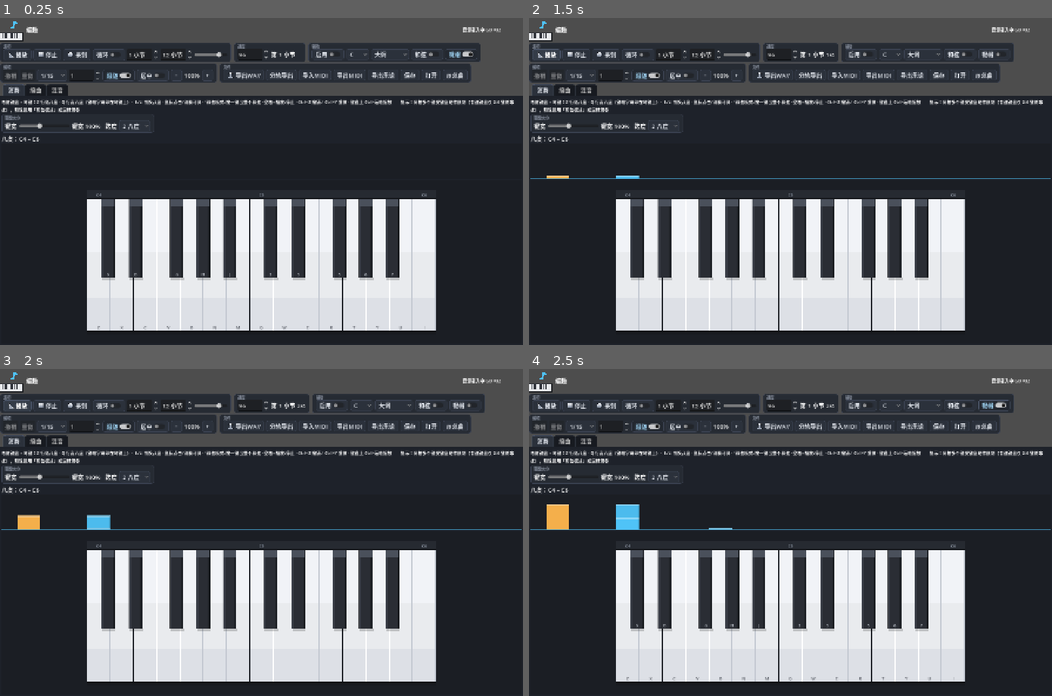
Above: before the commit, frames 1-4 (two rows, left to right).
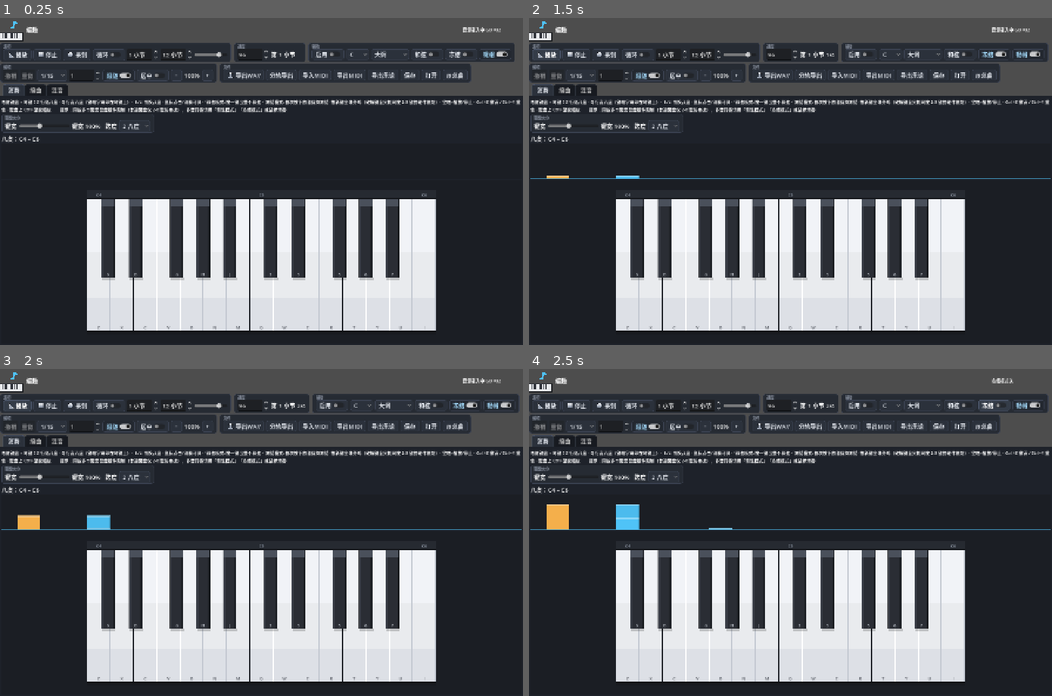
Above: after the commit, the same moments.

Repository: fanquanpp/quaver
Game: Godot game, scene res://scenes/main.tscn
The game is run twice, just before and just after one commit, with the same random seed, the same clock (stepped at 60 frames per second) and the same inputs.
Inputs (mouse positions are in pixels of both pictures, inside the frame that each line leads up to):
- Up to frame 1 (0.25 s): no input
- Up to frame 2 (1.5 s): click (989, 53) at 0.5 s, where only the run after the commit has a clickable "冻结"; click "播放" at 1.25 s
- Up to frame 3 (2 s): no input
- Up to frame 4 (2.5 s): click (994, 404) at 2 s, where only the run after the commit has a clickable "冻结"

The runs differ from the first frame. In frame 1, 1.5% of the frame differs, in the area x 0-100%, y 7-30%; in frame 2, 1.6%, in the area x 0-100%, y 7-96%; in frame 3, 1.6%; in frame 4, 1.6%.

Commit message:
新增冻结（锁音）模式：破解键盘多键同按的硬件限制
- 问题：薄膜键盘同按 3+ 键时信号在矩阵层被吞（防串扰），到不了操作系统，软件无法恢复
- 解法：辅助面板新增「冻结」开关——依次按下的音逐个冻结保持（键盘高亮+回声条满块），每按新键已冻结的音以 0.6 力度一起再响 = 多音同一瞬间齐鸣；再按已冻结的键解除该音，关开关解除全部
- 冻结中的音抬起不松；录制音符长度在解除时定长（_finalize_rec_note 抽取共用）；与和弦模式正交
- 演奏页提示/README/DESIGN §23 同步；smoke_v014 新增 _test_freeze_latch，五套件全过

Diff:
--- a/scripts/ui/main_ui.gd
+++ b/scripts/ui/main_ui.gd
@@ -34,6 +34,8 @@
 
 var _sel_track := 0
 var _chord_mode := false
+var _freeze_mode := false
+var _latched := {}       # 冻结模式：midi -> true（按下的音保持"按住"，构建多键和弦）
 var _held := {}          # midi -> true（电脑键盘按住）
 var _rec_pending := {}   # midi -> note（录制中的音符）
 
@@ -57,6 +59,7 @@
 var _key_opt: OptionButton
 var _mode_opt: OptionButton
 var _chord_chk: CheckButton
+var _freeze_chk: CheckButton
 var _labels_chk: CheckButton
 var _snap_opt: OptionButton
 var _len_spin: SpinBox
@@ -383,9 +386,11 @@
 	_mode_opt.item_selected.connect(func(_i: int) -> void: _on_scale_picked())
 	_chord_chk = _mk_check("和弦", false, func(on: bool) -> void: _chord_mode = on)
 	_chord_chk.tooltip_text = "和弦模式：按一个键自动补齐调内三和弦"
+	_freeze_chk = _mk_check("冻结", false, _on_freeze_toggled)
+	_freeze_chk.tooltip_text = "冻结模式（解决键盘 2-3 键硬件限制）：依次按下的音保持冻结，按新键时已冻结的音一起再响 = 多音同奏；再按已冻结的键解除该音；关闭开关解除全部"
 	_labels_chk = _mk_check("键帽", true, _on_labels_toggled)
 	_labels_chk.tooltip_text = "在琴键上显示电脑键帽字母"
-	flow.add_child(_group("辅助", [_scale_chk, _key_opt, _mode_opt, _chord_chk, _labels_chk]))
+	flow.add_child(_group("辅助", [_scale_chk, _key_opt, _mode_opt, _chord_chk, _freeze_chk, _labels_chk]))
 
 	_undo_btn = _mk_button("撤销", _do_undo)
 	_undo_btn.tooltip_text = "撤销（快捷键 Ctrl+Z）"
@@ -449,7 +454,7 @@
 	play.name = "演奏"
 	play.add_theme_constant_override("separation", GAP_Y)
 	var hint := Label.new()
-	hint.text = "电脑键盘 = 琴键：Z 行低八度 · Q 行高八度（键帽字母印在琴键上）· ↑/↓ 切换八度 · 鼠标点击/滑奏可弹 · 「和弦模式」按一键出整个和弦 · 空格=播放/停止 · Ctrl+Z 撤销 / Ctrl+Y 重做 · 键盘上 Ctrl+滚轮缩放　　提示：同按多个键受键盘硬件限制（普通键盘仅 2-6 键防串扰），和弦请用「和弦模式」或鼠标滑奏"
+	hint.text = "电脑键盘 = 琴键：Z 行低八度 · Q 行高八度（键帽字母印在琴键上）· ↑/↓ 切换八度 · 鼠标点击/滑奏可弹 · 「和弦模式」按一键出整个和弦 · 「冻结模式」依次按下的音保持冻结、按新键全体齐鸣（破解键盘只能同按 2-3 键的硬件限制）· 空格=播放/停止 · Ctrl+Z 撤销 / Ctrl+Y 重做 · 键盘上 Ctrl+滚轮缩放　　提示：同按多个键受键盘硬件限制（普通键盘仅 2-6 键防串扰），多音同奏请用「和弦模式」「冻结模式」或鼠标滑奏"
 	hint.autowrap_mode = TextServer.AUTOWRAP_WORD_SMART
 	hint.add_theme_font_size_override("font_size", 12)
 	hint.custom_minimum_size = Vector2(0, 42)
@@ -875,10 +880,23 @@
 	keyboard.queue_redraw()
 
 
-## 弹奏（键盘/鼠标共用）：按轨发声 + 和弦模式 + 录制（两个键盘同步按压动画）
+## 弹奏（键盘/鼠标共用）：按轨发声 + 冻结/和弦模式 + 录制（两个键盘同步按压动画）
 func _live_note_on(midi: int) -> void:
 	var inst: String = song.tracks[_sel_track]["instrument"]
+	# 冻结模式：再按已冻结的键 = 解除该音（不发声）
+	if _freeze_mode and _latched.has(midi):
+		_latched.erase(midi)
+		for kb in _all_keyboards():
+			kb.set_pressed_silent(midi, false)
+		_rain.note_lift(midi)
+		_finalize_rec_note(midi)
+		return
 	Synth.play_note_on_track(_sel_track, inst, midi, 0.85)
+	# 冻结模式：本音进入冻结集；已冻结的音随新音一起再响（等效多键同按）
+	if _freeze_mode:
+		for l in _latched:
+			Synth.play_note_on_track(_sel_track, inst, l, 0.6)
+		_latched[midi] = true
 	_rain.note_hit(midi, SongModel.TRACK_COLORS[song.tracks[_sel_track]["color"] % SongModel.TRACK_COLORS.size()])
 	if _chord_mode:
 		for c in Theory.scale_chord(midi, _key_root(), _scale_semis()):
@@ -895,17 +913,41 @@
 
 
 func _live_note_off(midi: int) -> void:
+	# 冻结模式：冻结中的键抬起不松（保持和弦）
+	if _freeze_mode and _latched.has(midi):
+		return
 	for kb in _all_keyboards():
 		kb.set_pressed_silent(midi, false)
 	_rain.note_lift(midi)
-	if _rec_pending.has(midi):
-		var n: Dictionary = _rec_pending[midi]
-		_rec_pending.erase(midi)
-		var end_tick := _snap_tick(transport.playhead)
-		n["l"] = maxi(end_tick - n["s"], 1)
-		history.push(song)
-		transport.refresh()
-		roll.queue_redraw()
+	_finalize_rec_note(midi)
+
+
+## 录制中的音符定长（冻结解除/正常抬起共用）
+func _finalize_rec_note(midi: int) -> void:
+	if not _rec_pending.has(midi):
+		return
+	var n: Dictionary = _rec_pending[midi]
+	_rec_pending.erase(midi)
+	var end_tick := _snap_tick(transport.playhead)
+	n["l"] = maxi(end_tick - n["s"], 1)
+	history.push(song)
+	transport.refresh()
+	roll.queue_redraw()
+
+
+## 冻结开关：关闭时解除全部冻结音
+func _on_freeze_toggled(on: bool) -> void:
+	_freeze_mode = on
+	if on:
+		_update_status("冻结模式开：依次按键逐个冻结，按新键时全体齐鸣；再按已冻结的键解除")
+		return
+	for midi in _latched:
+		for kb in _all_keyboards():
+			kb.set_pressed_silent(midi, false)
+		_rain.note_lift(midi)
+		_finalize_rec_note(midi)
+	_latched.clear()
+	_update_status("冻结模式关")
 
 
 func _all_keyboards() -> Array:
--- a/tests/smoke_v014.gd
+++ b/tests/smoke_v014.gd
@@ -24,6 +24,7 @@
 	_test_synth_grab()
 	_test_analysis_stats()
 	await _test_ui_playback()
+	await _test_freeze_latch()
 	await _test_ui_wiring()
 
 	if _fails.is_empty():
@@ -273,6 +274,37 @@
 	Synth.stop_all()
 
 
+## ── 6.5) 冻结模式（破解键盘 2-3 键硬件限制） ───────────────────────
+
+func _test_freeze_latch() -> void:
+	if not InstrumentBank.ready_ok:
+		await InstrumentBank.bank_ready
+	var ps: PackedScene = load("res://scenes/main.tscn")
+	var ui: Control = ps.instantiate()
+	add_child(ui)
+	for i in 3:
+		await get_tree().process_frame
+	ui._switch_song(SongModel.make_demo())
+	# 开冻结：依次按下三个音 → 全部保持冻结
+	ui._freeze_chk.set_pressed(true)
+	await get_tree().process_frame
+	ui._live_note_on(60)
+	ui._live_note_on(64)
+	ui._live_note_on(67)
+	_check(ui._latched.size() == 3, "冻结模式应锁住 3 个音（实际 %d）" % ui._latched.size())
+	# 抬起不松（和弦保持）
+	ui._live_note_off(60)
+	_check(ui._latched.size() == 3, "冻结中的音抬起不应解除")
+	# 再按已冻结的键 = 解除该音
+	ui._live_note_on(60)
+	_check(ui._latched.size() == 2, "再按已冻结的键应解除（实际 %d）" % ui._latched.size())
+	# 关闭开关 = 解除全部
+	ui._freeze_chk.set_pressed(false)
+	await get_tree().process_frame
+	_check(ui._latched.is_empty(), "关闭冻结应解除全部冻结音")
+	ui.queue_free()
+
+
 ## ── 7) UI 接线（撤销按钮 / 循环区同步 / MIDI 菜单存在） ────────────
 
 func _test_ui_wiring() -> void:
Not shown, changed: DESIGN.md
Not shown, changed: README.en.md
Not shown, changed: README.md
